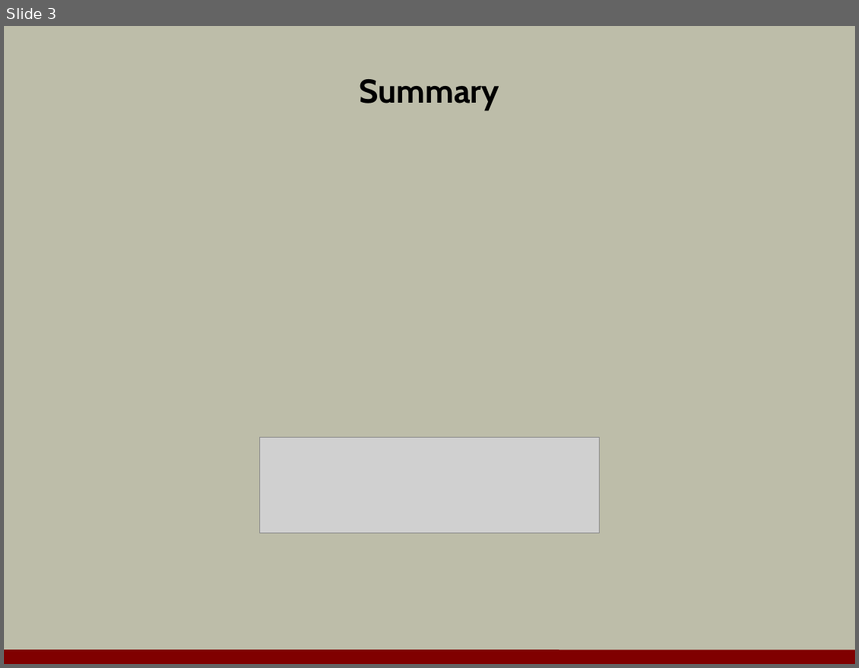
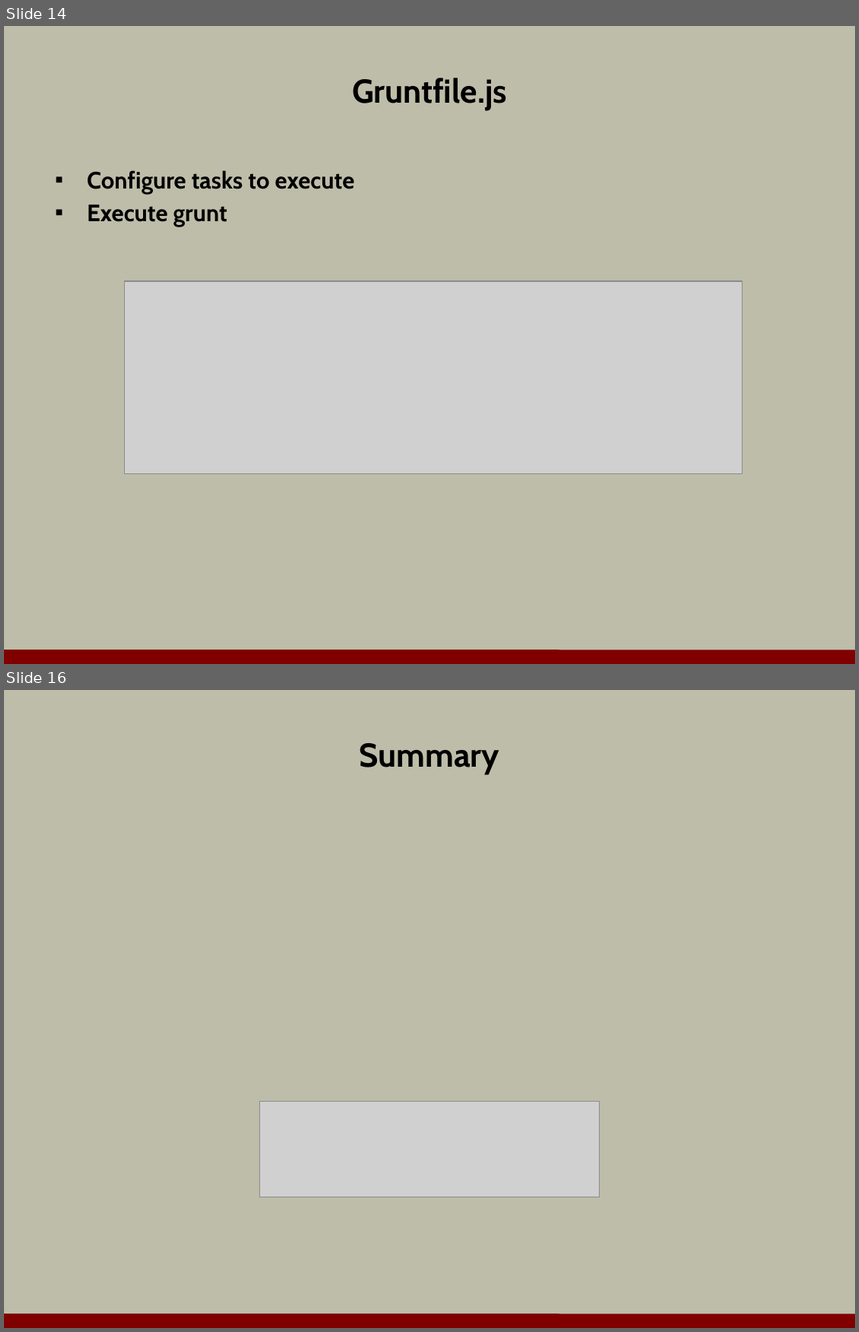
Before and after one commit to OdeToCode/classes, a slide deck: angularjs/slides/a3_nodetools.pptx. Shown one above the other, each under a label of ours: slide 3 before the commit, slides 14 and 16 after it; the slides between them are not shown. The pictures are 859x668 and 859x1332 pixels, drawn with LibreOffice and Linux fonts; fonts in the diff are those of the drawing; grey boxes stand for pictures; background and template pictures are left out. Boxes give left, top, right and bottom in pixels: in the first picture for what was removed or moved away, otherwise in the second. Text is boxed around its words. In the diff, an @@ line names an element or a change of style, - is before the commit and + after.

```diff
--- a/angularjs/slides/a3_nodetools.pptx
+++ b/angularjs/slides/a3_nodetools.pptx
@@ slide 14 added at (4,26,855,664), background #BDBDA9; not listed: 1 template element that a slide beside it also shows @@
@@ title added at (352,78,507,110), 28 pt, text #000000, bold @@
+Gruntfile.js
@@ text added at (87,170,355,227), 20 pt, text #000000, bold @@
+▪ Configure tasks to execute
+▪ Execute grunt
@@ picture added at (125,281,743,474) @@
@@ what was slide 3 is now slide 16 @@
```
Also in this commit, not shown: 1 slide changed, 13 other slides added, 1 slide removed, 1 other file.
